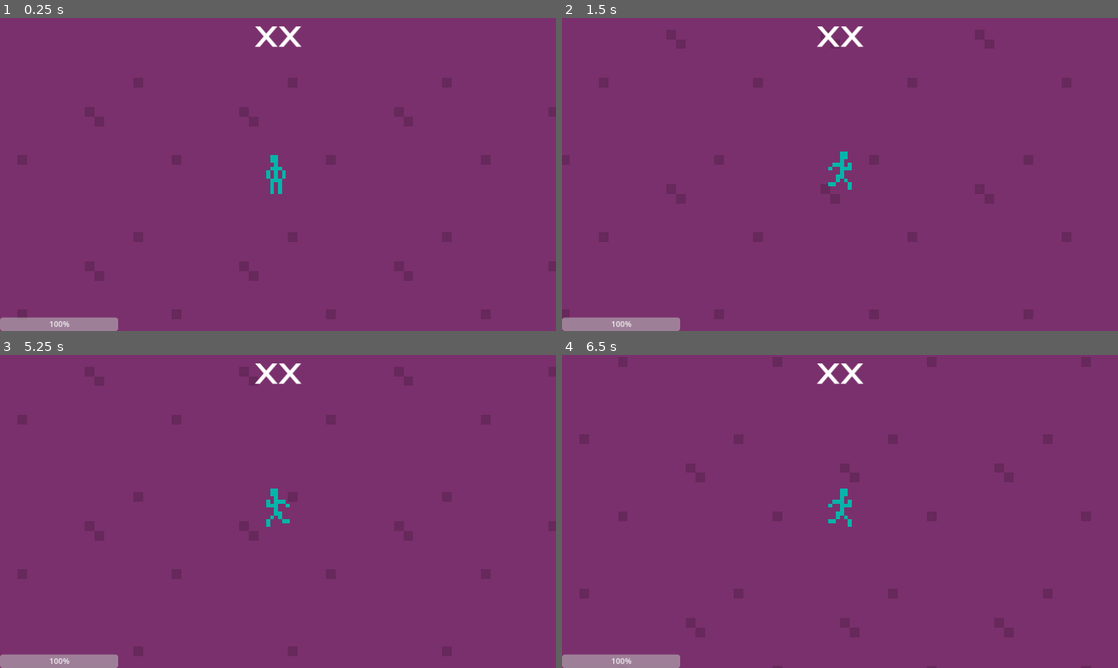
Above: before the commit, frames 1-4 (two rows, left to right).
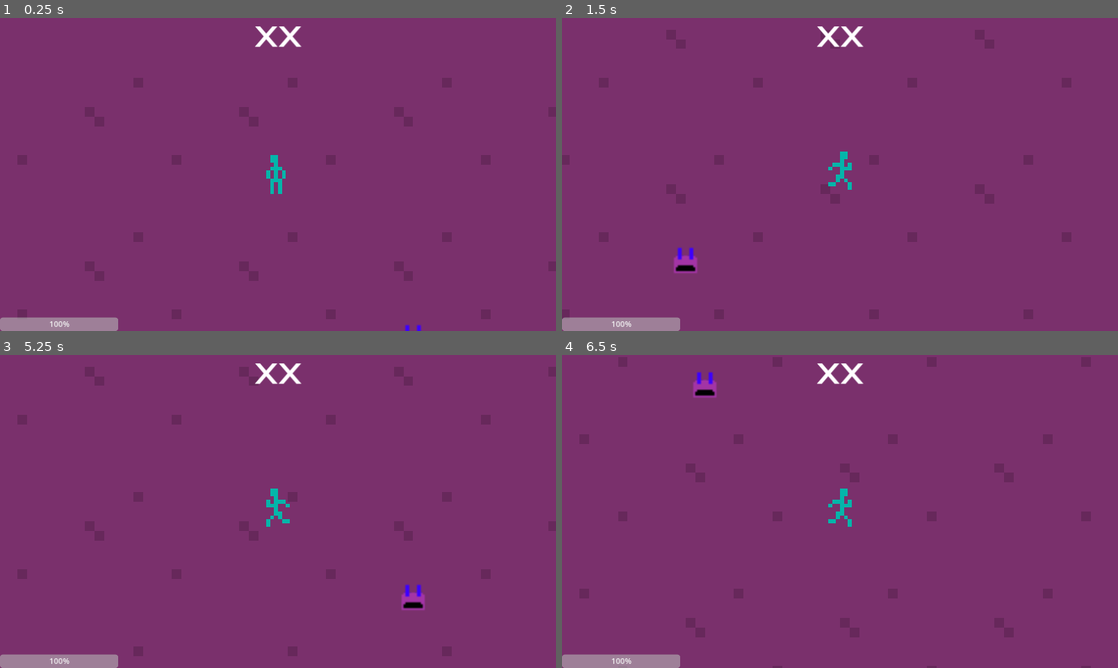
Above: after the commit, the same moments.

Repository: Shmupette/ChristmasProject
Game: Godot game, scene res://scenes/main_scene.tscn
Two runs of this game, one before a commit and one after it. Both use one fixed random seed, a clock stepped at 60 frames per second and the inputs below.
Inputs:
- Up to frame 1 (0.25 s): no input
- Up to frame 2 (1.5 s): tap Enter at 0.5 s; hold D (right) 0.53-1.28 s; hold S (down) from 1.28 s (still down)
- Up to frame 3 (5.25 s): release S (down) at 2.03 s; hold D (right) 2.03-2.78 s; hold W (up) 2.78-3.53 s; hold A (left) 3.53-5.03 s; hold S (down) from 5.03 s (still down)
- Up to frame 4 (6.5 s): release S (down) at 5.78 s; hold D (right) from 5.78 s (still down)

The runs differ from the first frame. In frame 1, less than 0.1% of the frame differs, in the area x 72-76%, y 98-100%; in frame 2, 0.3%, in the area x 20-25%, y 73-82%; in frame 3, 0.3%; in frame 4, 0.3%.

Commit message:
missed a change from last commit

Diff:
--- a/scenes/main_scene.tscn
+++ b/scenes/main_scene.tscn
@@ -1,7 +1,8 @@
-[gd_scene load_steps=6 format=3 uid="uid://c18n1w0ax0apu"]
+[gd_scene load_steps=7 format=3 uid="uid://c18n1w0ax0apu"]
 
 [ext_resource type="Script" path="res://scripts/main_scene.gd" id="1_o0syh"]
 [ext_resource type="Texture2D" uid="uid://4g1t7imkht3i" path="res://tiles/tiletest.png" id="2_4e156"]
+[ext_resource type="PackedScene" uid="uid://dbm1vbmxgv0cp" path="res://scenes/turret.tscn" id="3_vr3j2"]
 
 [sub_resource type="Curve2D" id="Curve2D_u6efa"]
 _data = {
@@ -78,6 +79,7 @@
 script = ExtResource("1_o0syh")
 
 [node name="mobSpawnTimer" type="Timer" parent="."]
+wait_time = 2.0
 
 [node name="mobSpawnPath" type="Path2D" parent="."]
 position = Vector2(-31.9379, -40.8089)
@@ -94,4 +96,7 @@
 format = 2
 layer_0/tile_data = PackedInt32Array(-327690, 1, 0, -262154, 1, 0, -196618, 1, 0, -131082, 1, 0, -65546, 1, 0, -10, 1,  …(11542 unchanged characters)…
 
+[node name="Area2D" parent="." instance=ExtResource("3_vr3j2")]
+position = Vector2(14, 17)
+
 [connection signal="timeout" from="mobSpawnTimer" to="." method="_on_mob_spawn_timer_timeout"]
